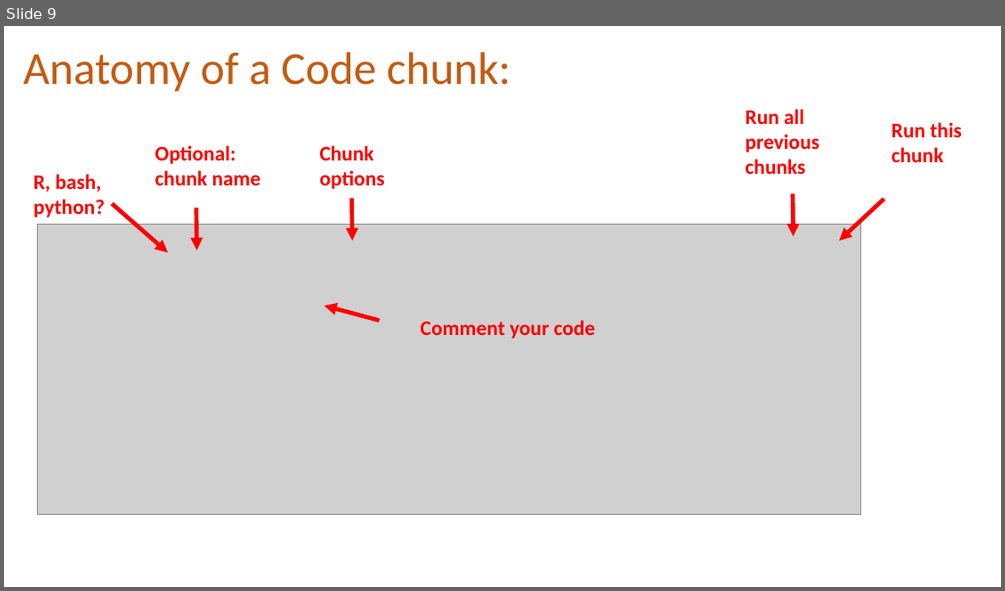
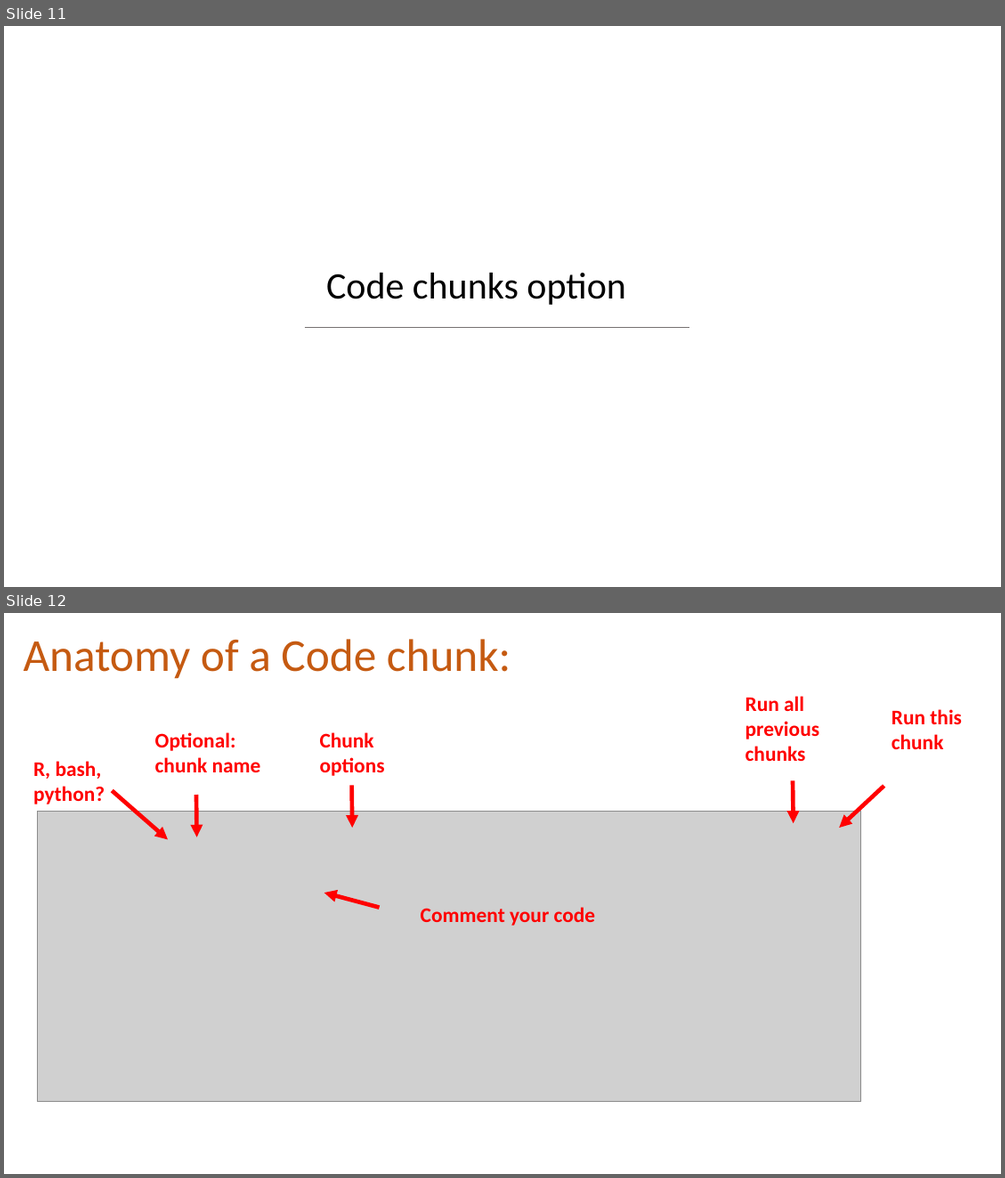
Before and after one commit to holtzy/Talk, a slide deck: 2018/Introduction_to_Rmarkdown.pptx. Shown one above the other, each under a label of ours: slide 9 before the commit, slides 11 and 12 after it. The pictures are 1005x591 and 1005x1178 pixels, drawn with LibreOffice and Linux fonts; fonts in the diff are those of the drawing; grey boxes stand for pictures; background and template pictures are left out. Boxes give left, top, right and bottom in pixels: in the first picture for what was removed or moved away, otherwise in the second. Text is boxed around its words. In the diff, an @@ line names an element or a change of style, - is before the commit and + after.

```diff
--- a/2018/Introduction_to_Rmarkdown.pptx
+++ b/2018/Introduction_to_Rmarkdown.pptx
@@ slide 11 added at (4, 26, 1001, 587), background picture (left out) @@
@@ text added at (326, 273, 626, 305), 36 pt, text #000000 @@
+Code chunks option
@@ line added from (305, 328) to (689, 328), #767171 0.5 pt @@
@@ what was slide 9 is now slide 12 @@
```
Also in this commit, not shown: 6 slides changed, 5 other slides added, 2 slides removed, 1 other file.
